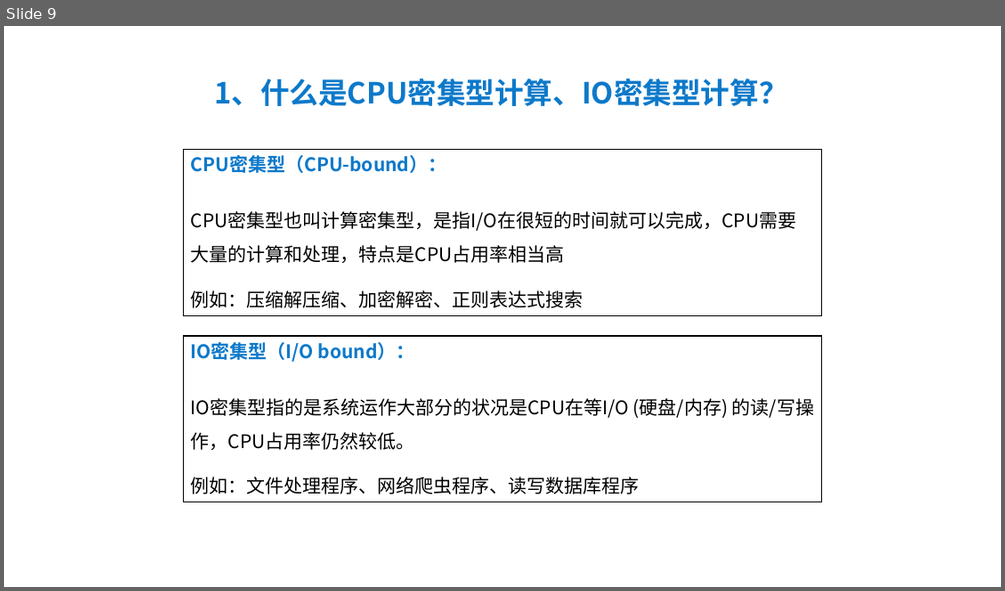
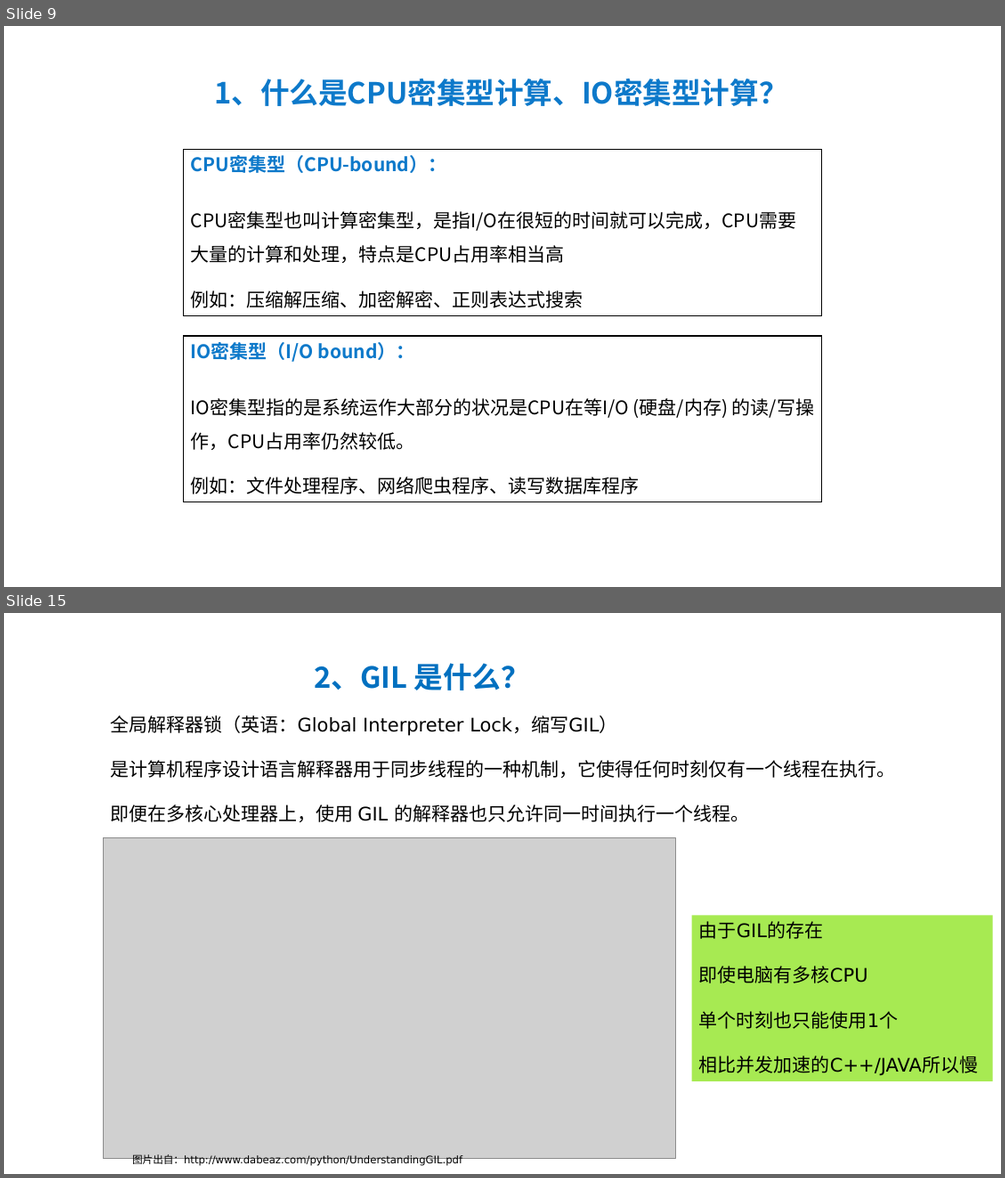
Before and after one commit to peiss/ant-learn-python-concurrent, a slide deck: Python并发编程简介.pptx. Shown one above the other, each under a label of ours: slide 9 before the commit, slides 9 and 15 after it; the slides between them are not shown. The pictures are 1005x591 and 1005x1178 pixels, drawn with LibreOffice and Linux fonts; fonts in the diff are those of the drawing; grey boxes stand for pictures. Boxes give left, top, right and bottom in pixels: in the first picture for what was removed or moved away, otherwise in the second. Text is boxed around its words. In the diff, an @@ line names an element or a change of style, - is before the commit and + after.

```diff
--- a/Python并发编程简介.pptx
+++ b/Python并发编程简介.pptx
@@ slide 15 added at bbox=[4, 613, 1001, 1174], background #FFFFFF @@
@@ text added at bbox=[314, 663, 531, 690], 28 pt, text #0070C0, bold @@
+2、GIL 是什么？
@@ text added at bbox=[111, 715, 896, 822], 18 pt, text #000000 @@
+全局解释器锁（英语：Global Interpreter Lock，缩写GIL）
+是计算机程序设计语言解释器用于同步线程的一种机制，它使得任何时刻仅有一个线程在执行。
+即便在多核心处理器上，使用 GIL 的解释器也只允许同一时间执行一个线程。
@@ picture added at bbox=[104, 837, 676, 1159] @@
@@ rectangle added at bbox=[692, 915, 993, 1081], fill #A7EA52, 18 pt, text #000000 @@
+由于GIL的存在
+即使电脑有多核CPU
+单个时刻也只能使用1个
+相比并发加速的C++/JAVA所以慢
@@ text added at bbox=[132, 1154, 462, 1167], 10 pt, text #000000 @@
+图片出自：http://www.dabeaz.com/python/UnderstandingGIL.pdf
```
Also in this commit, not shown: 2 slides changed, 5 other slides added.
